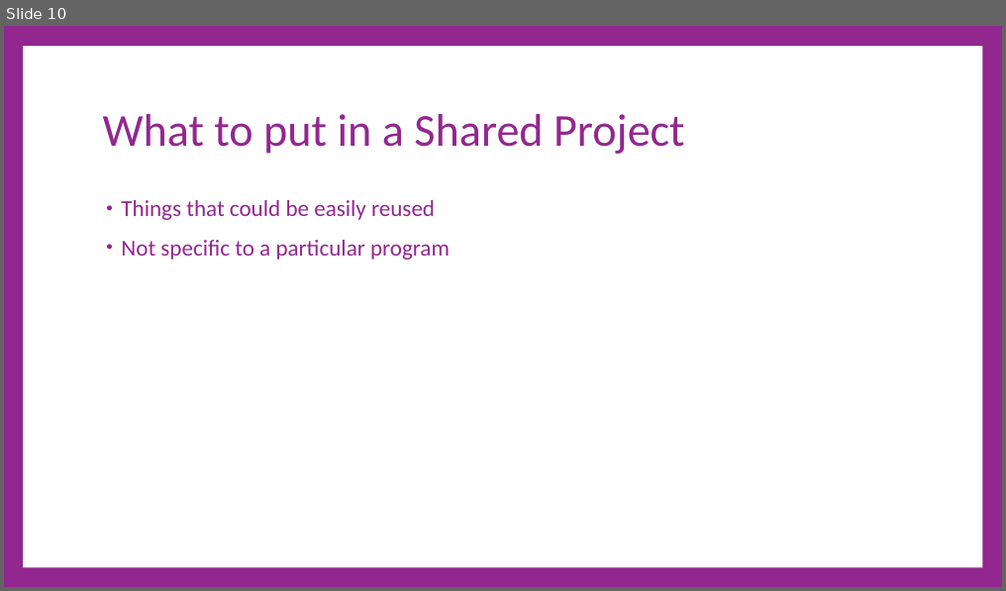
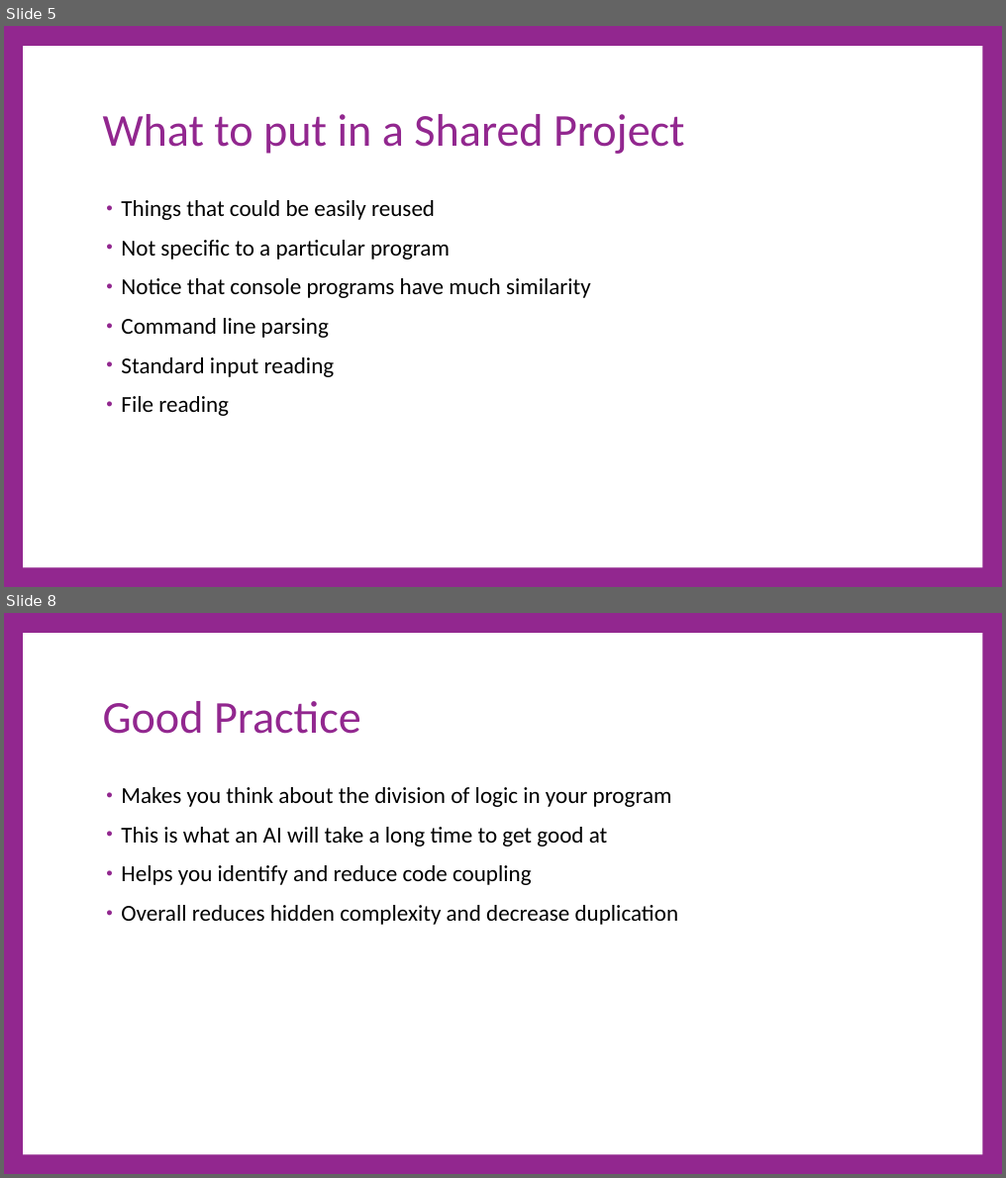
Before and after one commit to cdiggins/cs321, a slide deck: class-notes/cs321-winter-2023-lecture-9-classes-and-libraries.pptx. Shown one above the other, each under a label of ours: slide 10 before the commit, slides 5 and 8 after it; the slides between them are not shown. The pictures are 1006x591 and 1006x1178 pixels, drawn with LibreOffice and Linux fonts; fonts in the diff are those of the drawing. Boxes give left, top, right and bottom in pixels: in the first picture for what was removed or moved away, otherwise in the second. Text is boxed around its words. In the diff, an @@ line names an element or a change of style, - is before the commit and + after.

```diff
--- a/class-notes/cs321-winter-2023-lecture-9-classes-and-libraries.pptx
+++ b/class-notes/cs321-winter-2023-lecture-9-classes-and-libraries.pptx
@@ slide 8 added at (4,613,1002,1174), background #92278F; not listed: 1 template element that a slide beside it also shows @@
@@ title added at (103,701,361,734), 66 pt, text #92278F @@
+Good Practice
@@ text added at (121,787,679,925), 33 pt, text #000000 @@
+• Makes you think about the division of logic in your program
+• This is what an AI will take a long time to get good at
+• Helps you identify and reduce code coupling
+• Overall reduces hidden complexity and decrease duplication
@@ what was slide 10 is now slide 5 @@
@@ slide 5 changed as well @@
@@ text at (121,200,450,260): text colour #92278F to #000000 in "Things that could be easily reused", "Not specific to a particular program" @@
@@ text at (121,278,591,416): paragraphs added @@
+• Notice that console programs have much similarity
+• Command line parsing
+• Standard input reading
+• File reading
```
Also in this commit, not shown: 6 other slides changed, 10 other slides added, 28 slides removed, 5 other files.
